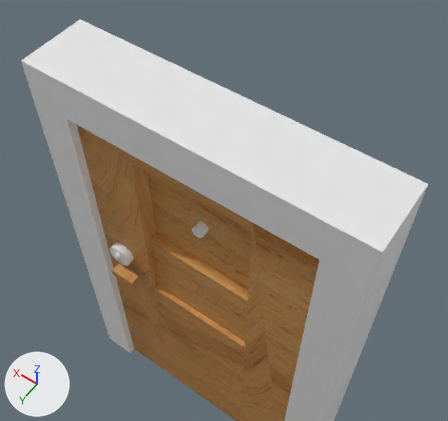
What one commit did to the FBX model Assets/Resources/Map1/EntranceDoor.fbx.
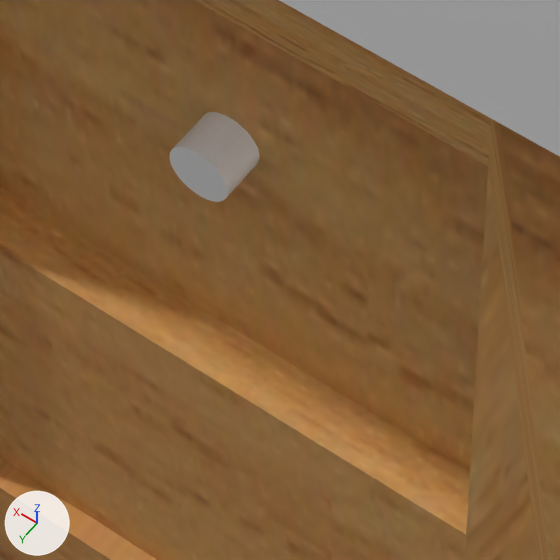
Old and new are each drawn from a 50 mm lens placed at (-0.064, 0.344, 1.045), pointed at (0.192, -0.014, 0.482) and again close up on the part from 36% to 59% of the width and 48% to 73% of the height. Arrows for +X, +Y and +Z are at lower left; the lights stay in place. Where no turn or scale is listed for an object, it has been applied to the vertices.

Names of what the first close-up shows: 'Door', 'DoorFrame', 'Peek'.
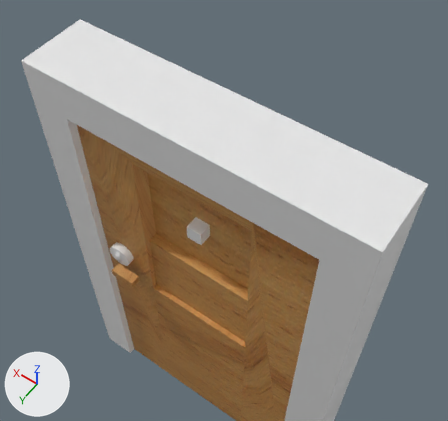
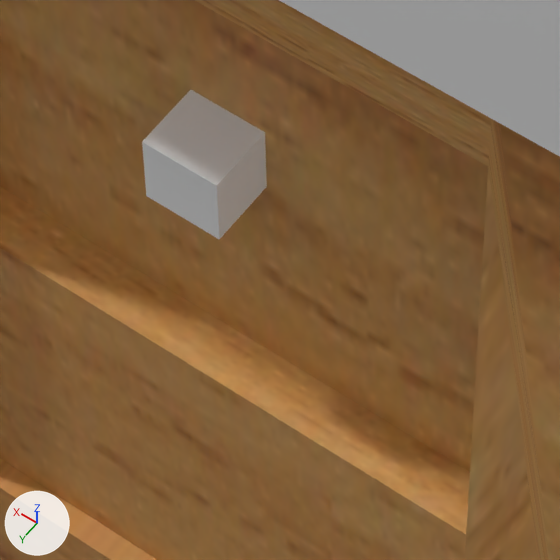
Where the newer file only moved an object's origin or applied its transform, the numbers keep the older frame.

Boxes [x1, y1, x2, y2] around the edits, measured in the close-ups (560 x 560 px; the box of a moved part takes in the faces that stretch with it):
'Peek', reshaped, moved, rescaled, turned: before [169, 112, 260, 202]; after [142, 90, 267, 239]
part 2 of me_door, moved or reshaped: [139, 87, 457, 474] in both

What the commit changed:
me_door has 164 vertices, 58 faces and spans x -31.2..0.0, y 0.1..57.9, z -7.6..2.8.
me_door is used by ob_door; location (0.0453, 0.0301, 0.0); rotation (1.571, 0.0, 3.142), in degrees (90, 0, 180); scale (0.01, 0.01, 0.01).
me_door part 2: the whole mesh is multiplied about the mesh origin by the matrix ((-1.0, 0.0, 0.0), (0.0, 0.0, 1.0), (0.0, 1.0, 0.0)).
me_peek is used by ob_peek; parent ob_door; location (-15.63, 47.29, -2.413); rotation (0.0, -3.142, 0.0), in degrees (0, -180, 0).
me_peek had 96 vertices, 34 faces and spanned x -0.78..0.78, y -0.79..0.79, z -1.86..1.86.
me_peek now has 8 vertices, 6 faces and spans x -100.0..100.0, y -100.0..100.0, z -100.0..100.0.
me_peek part 1: the whole mesh is rebuilt.
Object 'Door' (ob_door) turns from (90, 0, 180) to (0, 0, 0) degrees about x, y and z.
Object 'Peek' (ob_peek) moves from (-15.63, 47.29, -2.413) to (15.67, -2.342, 47.29).
Object 'Peek' (ob_peek) is rescaled from (1.0, 1.0, 1.0) to (0.00989, 0.0234, 0.0099).
